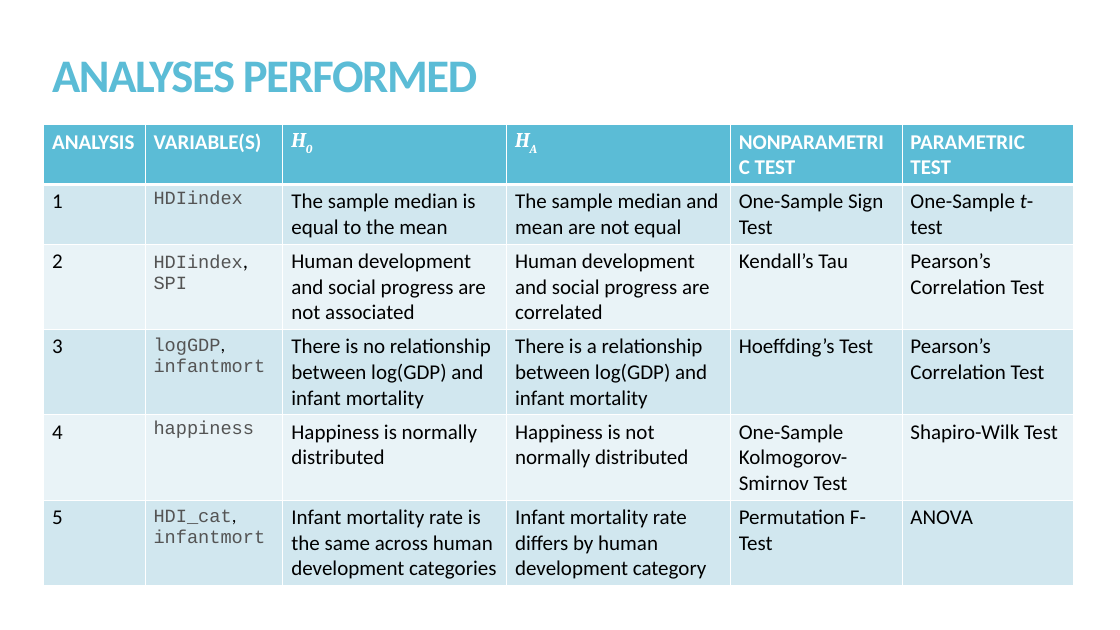
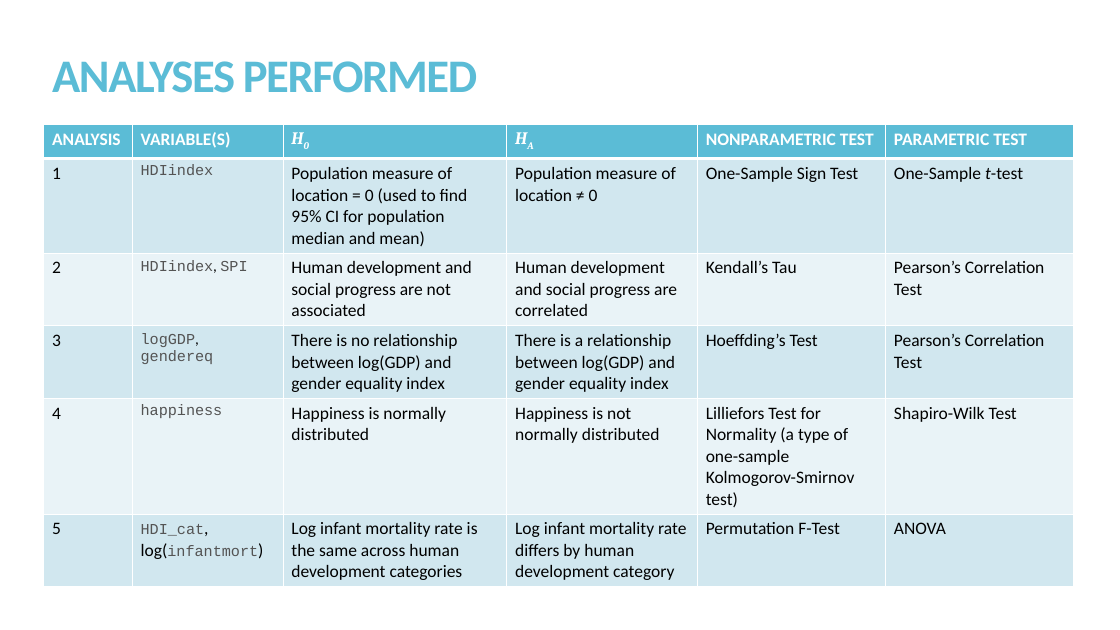
Before and after one commit to kmprioliPROF/MAT_8452_Final_Project, a slide deck: slide 10 of Prioli_Final_Proj.pptx (slide 8 before the commit). Drawn at 1120x630 pixels with LibreOffice and Linux fonts; fonts in the diff are those of the drawing. Boxes give left, top, right and bottom in pixels: in the first picture for what was removed or moved away, otherwise in the second. Text is boxed around its words. In the diff, an @@ line names an element or a change of style, - is before the commit and + after.

```diff
--- a/Prioli_Final_Proj.pptx
+++ b/Prioli_Final_Proj.pptx
@@ table at <box>44,125,1074,584</box> @@
-row 2, column 3: The sample median is equal to the mean
+row 2, column 3: Population measure of location = 0 (used to find 95% CI for population median and mean)
-row 2, column 4: The sample median and mean are not equal
+row 2, column 4: Population measure of location ≠ 0
-row 4: 3 | logGDP, infantmort | There is no relationship between log(GDP) and infant mortality | There is a relationship between log(GDP) and infant mortality | Hoeffding’s Test | Pearson’s Correlation Test
+row 4: 3 | logGDP, gendereq | There is no relationship between log(GDP) and gender equality index | There is a relationship between log(GDP) and gender equality index | Hoeffding’s Test | Pearson’s Correlation Test
-row 5, column 5: One-Sample Kolmogorov-Smirnov Test
+row 5, column 5: Lilliefors Test for Normality (a type of one-sample Kolmogorov-Smirnov test)
-row 6: 5 | HDI_cat, infantmort | Infant mortality rate is the same across human development categories | Infant mortality rate differs by human development category | Permutation F-Test | ANOVA
+row 6: 5 | HDI_cat, log(infantmort) | Log infant mortality rate is the same across human development categories | Log infant mortality rate differs by human development category | Permutation F-Test | ANOVA
@@ size 18 to 15 pt in "ANALYSIS", "VARIABLE(S)", "H0", "HA" and 20 more places @@
@@ size 16 to 13 pt in "HDIindex", "HDIindex, SPI", "happiness" @@
@@ size 18 to 13 pt in "HDIindex," @@
```
Also in this commit, not shown: 2 other slides changed, 3 slides added, 1 slide removed.
